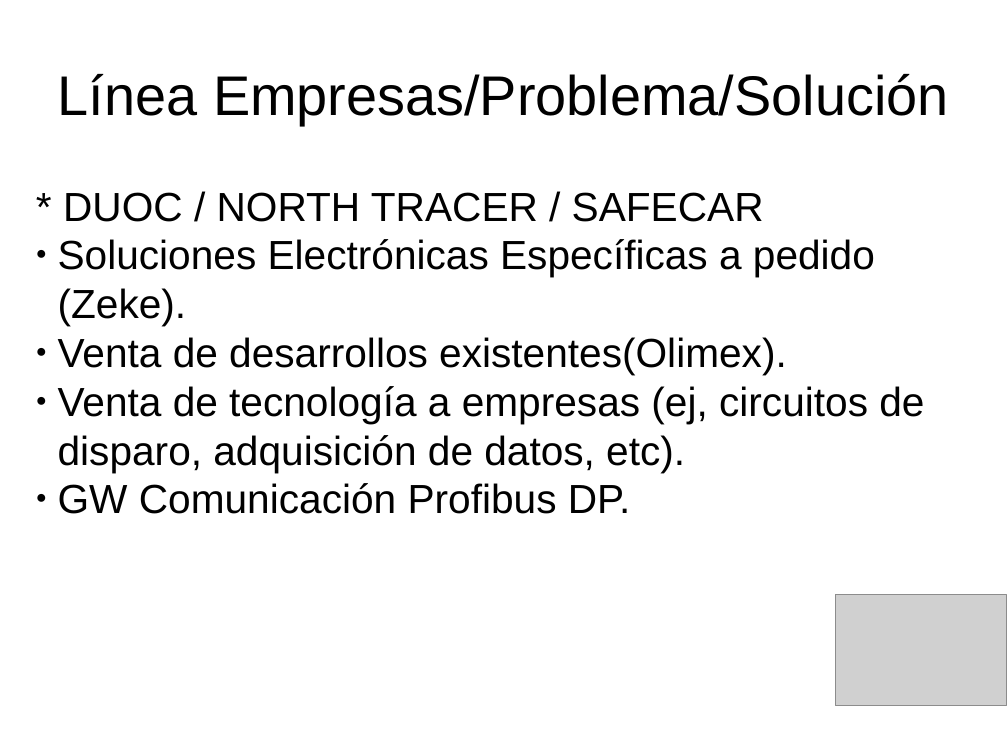
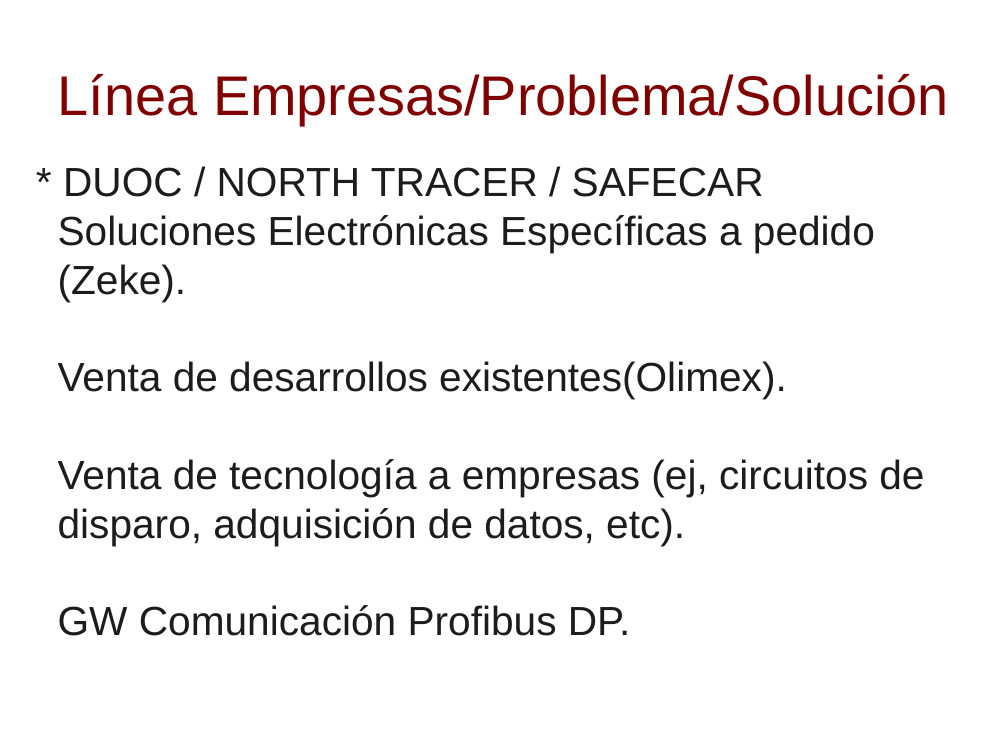
Before and after one commit to arturo393/Deuterio, a slide deck: slide 2 of ideas_negocio_desarrollo/presentacion.odp. Drawn at 1008x756 pixels with LibreOffice and Linux fonts; fonts in the diff are those of the drawing; grey boxes stand for pictures; background and template pictures are left out. Boxes give left, top, right and bottom in pixels: in the first picture for what was removed or moved away, otherwise in the second. Text is boxed around its words. In the diff, an @@ line names an element or a change of style, - is before the commit and + after.

```diff
--- a/ideas_negocio_desarrollo/presentacion.odp
+++ b/ideas_negocio_desarrollo/presentacion.odp
@@ title "Línea Empresas/Problema/Solución" at [58, 74, 949, 125]: text colour #000000 to #800000 @@
@@ subtitle "* DUOC / NORTH TRACER ...": place and size @@
-subtitle "* DUOC / NORTH TRACER ..." at [58, 192, 924, 514]
+subtitle "* DUOC / NORTH TRACER ..." at [58, 167, 924, 636]
@@ subtitle "* DUOC / NORTH TRACER ..." at [58, 167, 924, 636]: text colour #000000 to #1C1C1C; bullet colour #000000 to #FFFFFF @@
@@ picture removed at [835, 595, 1006, 705] @@
```
Also in this commit, not shown: 2 other slides changed, 18 other files.
